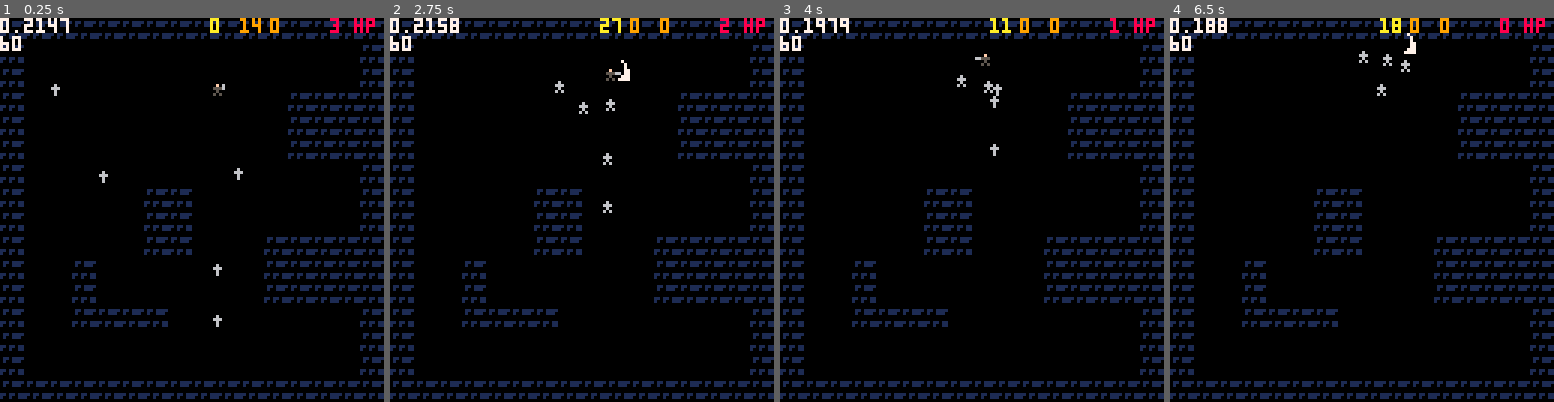
Above: before the commit, frames 1-4 (left to right).
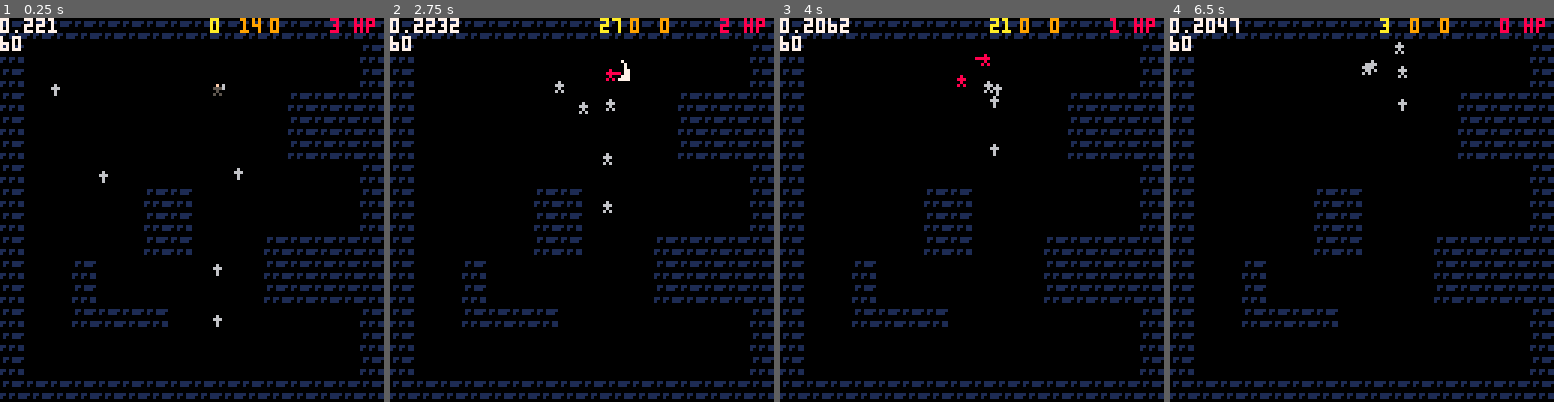
Above: after the commit, the same moments.

Repository: ironchestgames/pico-8-carts
Game: PICO-8 cartridge epicevilender.p8
Two runs of this game, one before a commit and one after it. Both use one fixed random seed, a clock stepped at 60 frames per second and the inputs below.
Inputs:
- Up to frame 1 (0.25 s): no input
- Up to frame 2 (2.75 s): tap X (X key) at 0.33, 1.07, 1.85 s; tap O (Z key) at 0.7, 1.7, 2.1, 2.5 s; hold Right 1.6-2.1 s; hold Up 2.15-2.42 s; hold Right from 2.47 s (still down)
- Up to frame 3 (4 s): tap O (Z key) at 2.9, 3.3, 3.7 s; tap X (X key) at 2.97 s; release Right at 3.03 s; hold Left 3.08-3.58 s; hold Down 3.63-3.97 s
- Up to frame 4 (6.5 s): hold Right 4.02-4.68 s; tap X (X key) at 4.08, 5.2, 6.32 s; tap O (Z key) every 0.4 s from 4.1 to 6.1 s; hold Up 4.73-5.03 s; hold Left 5.08-5.68 s; hold Down 5.73-6.03 s; hold Right from 6.08 s (still down)

The runs differ from the first frame. In frame 1, 0.2% of the frame differs, in the area x 9-18%, y 0-4%; in frame 2, 0.1%; in frame 3, 0.3%; in frame 4, 0.7%, in the area x 6-65%, y 0-25%.

Commit message:
epicevilender - recover effects

Diff:
--- a/epicevilender.p8
+++ b/epicevilender.p8
@@ -282,6 +282,7 @@
 
  if avatar.state_counter <= 0 then
   avatar.state='idling'
+  avatar.recovertype=nil
  end
 
  if avatar.state == 'recovering' then
@@ -551,6 +552,9 @@
   local enemy=actors[curenemyidx]
   if enemy.ai then
 
+   -- resolving effect vars
+   local isresolvingeffect=enemy.ai.state=='recovering'
+
    -- todo: ai should have aggravator instead of
    --       avatar hard-coded
 
@@ -568,8 +572,14 @@
    -- todo: maybe move away from avatar if too close?
    --       or at least stop
 
+
+   if isresolvingeffect then
+    debugaistates('isresolvingeffect')
+
+    -- pass
+
    -- continue to move out of collision
-   if ismovingoutofcollision then
+   elseif ismovingoutofcollision then
     debugaistates('ismovingoutofcollision')
 
     enemy.ai.state='moving'
@@ -682,7 +692,11 @@
     end
 
    elseif enemy.ai.state == 'recovering' then
-    -- todo
+    enemy.ai.state_counter-=1
+    if enemy.ai.state_counter <= 0 then
+     enemy.ai.state='idling'
+     enemy.recovertype=nil
+    end
 
    elseif enemy.ai.state == 'moving' then
 
@@ -742,8 +756,15 @@
     actor.hp-=attack.damage
 
     -- go into recovering
-    actor.state='recovering'
-    actor.state_counter=20
+    if actor.ai then
+     actor.ai.state='recovering'
+     actor.ai.state_counter=30
+     actor.recovertype='damage'
+    else
+     actor.state='recovering'
+     actor.state_counter=30
+     actor.recovertype='damage'
+    end
 
     -- check if actor dead
     if actor.hp <= 0 then
@@ -970,6 +991,11 @@
   local flipx=false
   if actor.a != nil and actor.a >= 0.25 and actor.a <= 0.75 then
    flipx=true
+  end
+  if actor.recovertype == 'damage' then
+   for i=1,15 do
+    pal(i,8,0)
+   end
   end
   sspr(
     frame[1],
@@ -1001,6 +1027,11 @@
    palt(1,false)
   end
 
+  -- reset colors
+  for i=1,15 do
+   pal(i,i,0)
+  end
+
   if isdebug then
    if actor.ai and actor.ai.targetx then
     haslos(floormap,actor.x,actor.y,actor.ai.targetx,actor.ai.targety)
